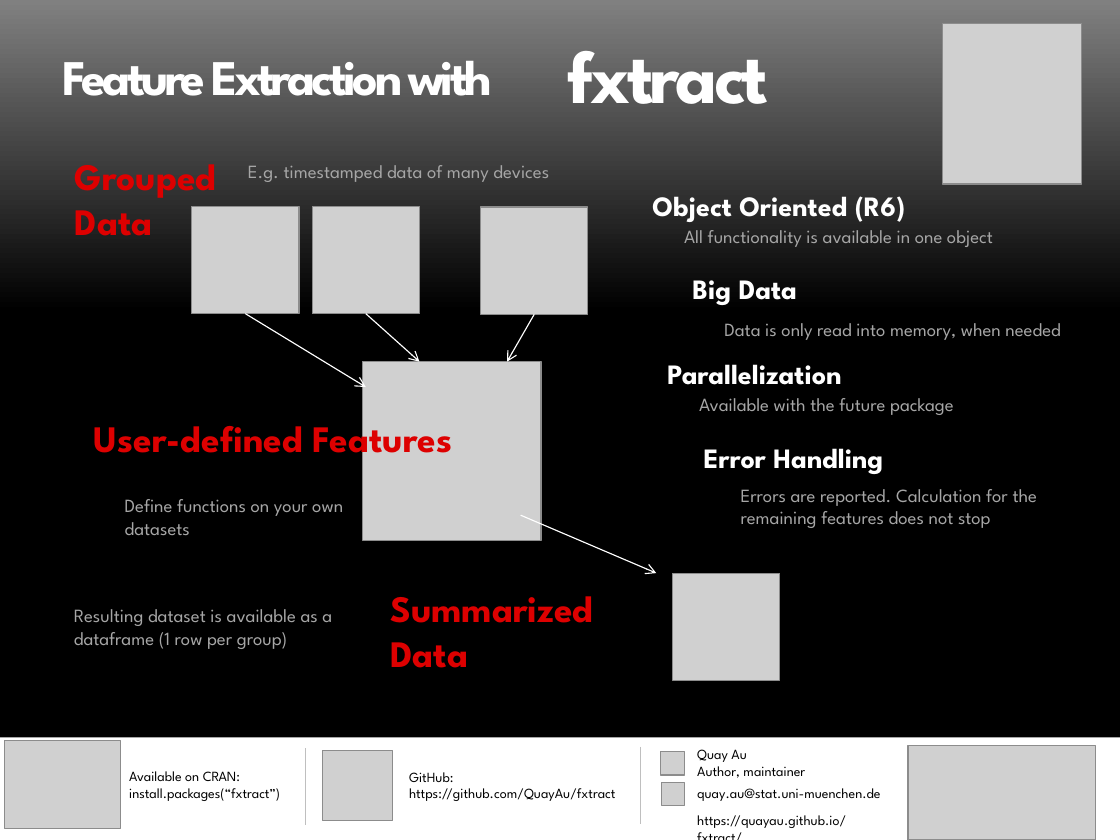
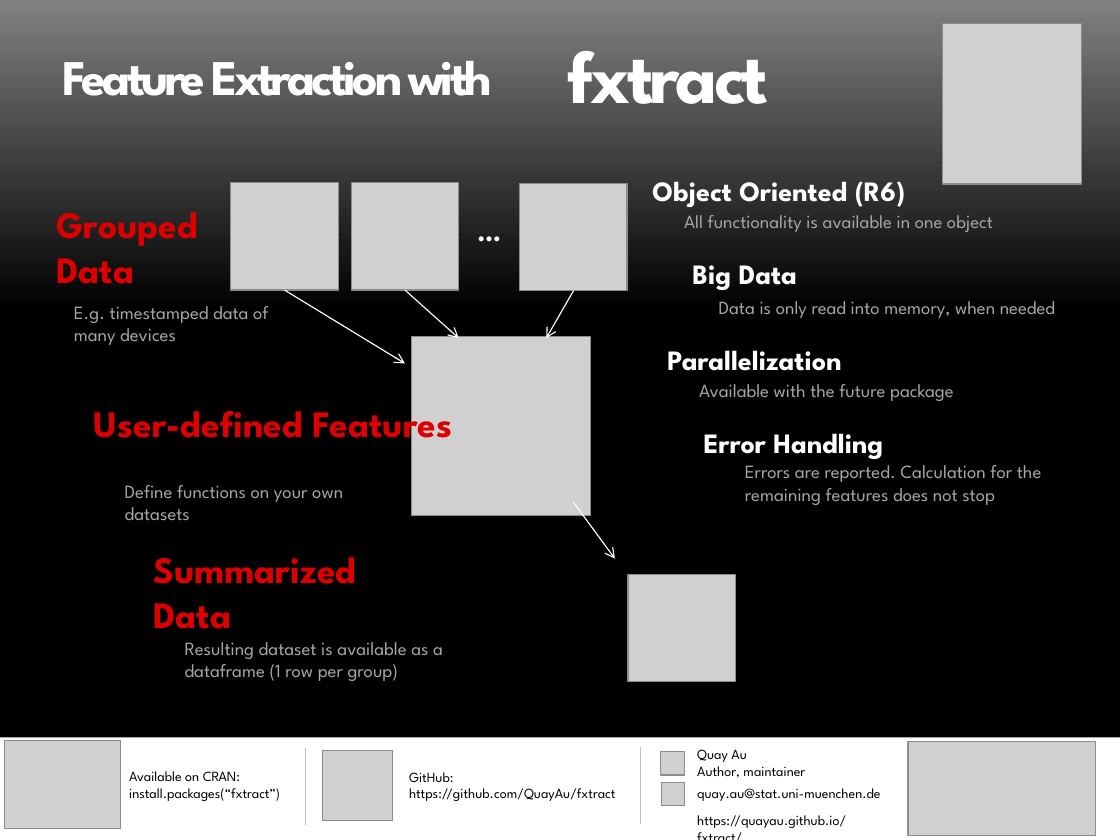
Before and after one commit to QuayAu/fxtract, a slide deck: slide 1 of poster/useR 2019 slide.pptx. Drawn at 1120x840 pixels with LibreOffice and Linux fonts; fonts in the diff are those of the drawing; grey boxes stand for pictures; background and template pictures are left out. Boxes give left, top, right and bottom in pixels: in the first picture for what was removed or moved away, otherwise in the second. Text is boxed around its words. In the diff, an @@ line names an element or a change of style, - is before the commit and + after.

```diff
--- a/poster/useR 2019 slide.pptx
+++ b/poster/useR 2019 slide.pptx
@@ text "Grouped Data": place and size @@
-text "Grouped Data" at (75,164,217,236)
+text "Grouped Data" at (56,212,198,284)
@@ text added at (478,214,519,263), 18 pt, text #FFFFFF, bold @@
+…
@@ text "E.g. timestamped data of many ..." rewrapped from (248,165,549,182) to (74,306,268,345) @@
@@ 3 pictures, 3 arrows: place and size @@
-3 pictures, 3 arrows at (192,206,588,388)
+3 pictures, 3 arrows at (231,183,627,364)
@@ text "Data is only read into ...": place and size @@
-text "Data is only read into ..." at (724,323,1060,340)
+text "Data is only read into ..." at (719,301,1055,318)
@@ picture: place and size @@
-picture at (362,362,541,541)
+picture at (411,337,590,516)
@@ 8 texts: place and size @@
-8 texts at (94,196,993,535)
+8 texts at (94,181,993,520)
@@ text "Errors are reported. Calculation for ...": place and size @@
-text "Errors are reported. Calculation for ..." at (741,489,1038,528)
+text "Errors are reported. Calculation for ..." at (745,465,1042,505)
@@ arrow moved from (521, 515) - (656, 573) to (573, 502) - (615, 559) @@
@@ text "Summarized Data": place and size @@
-text "Summarized Data" at (391,596,594,668)
+text "Summarized Data" at (153,557,356,629)
@@ picture: place and size @@
-picture at (672,573,780,681)
+picture at (628,575,736,682)
@@ text "Resulting dataset is available as ...": place and size @@
-text "Resulting dataset is available as ..." at (74,609,332,649)
+text "Resulting dataset is available as ..." at (185,642,443,681)
@@ picture: place and size @@
-picture at (908,746,1095,840)
+picture at (908,741,1095,836)
```
Also in this commit, not shown: 14 slides added, 1 other file.
